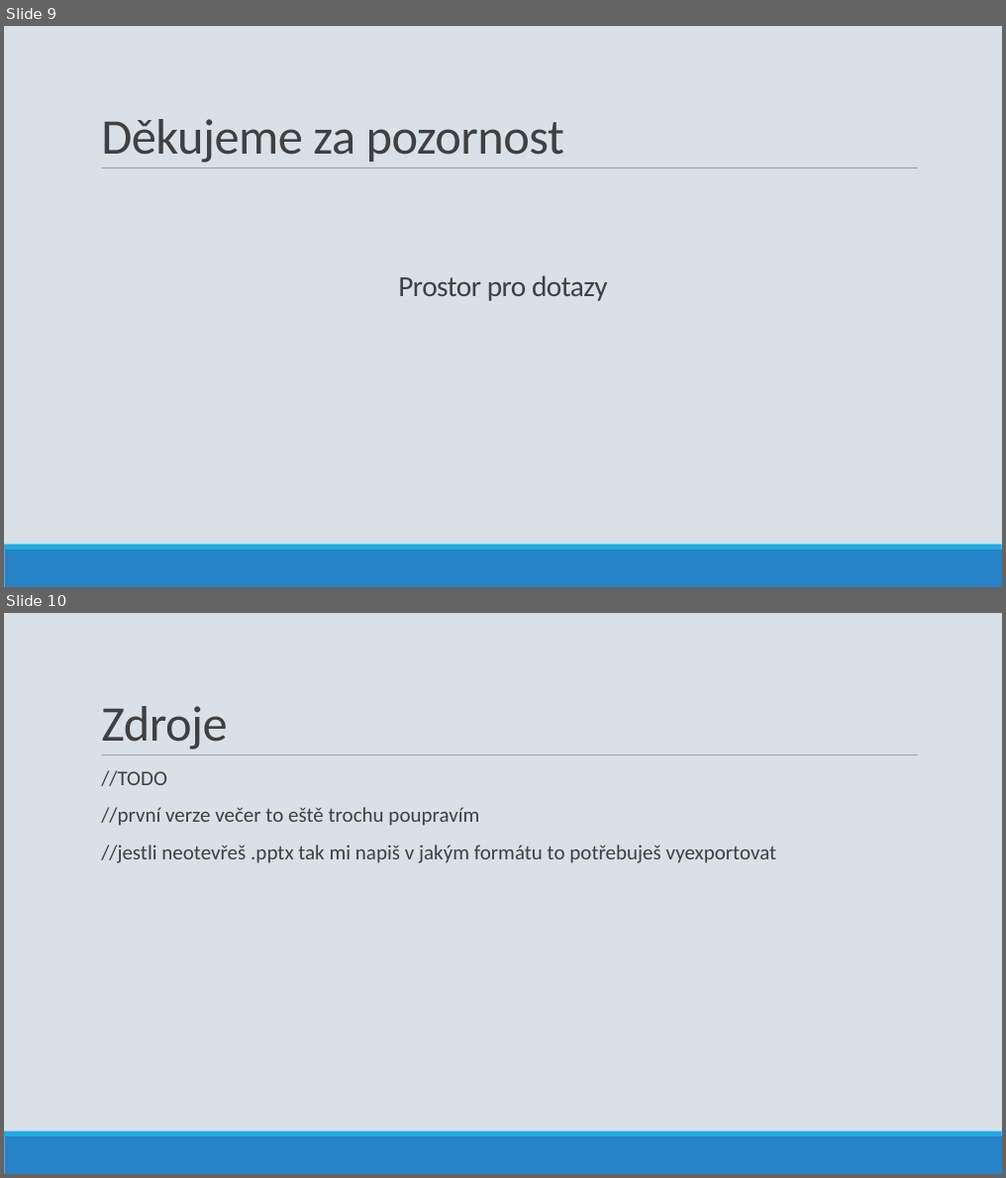
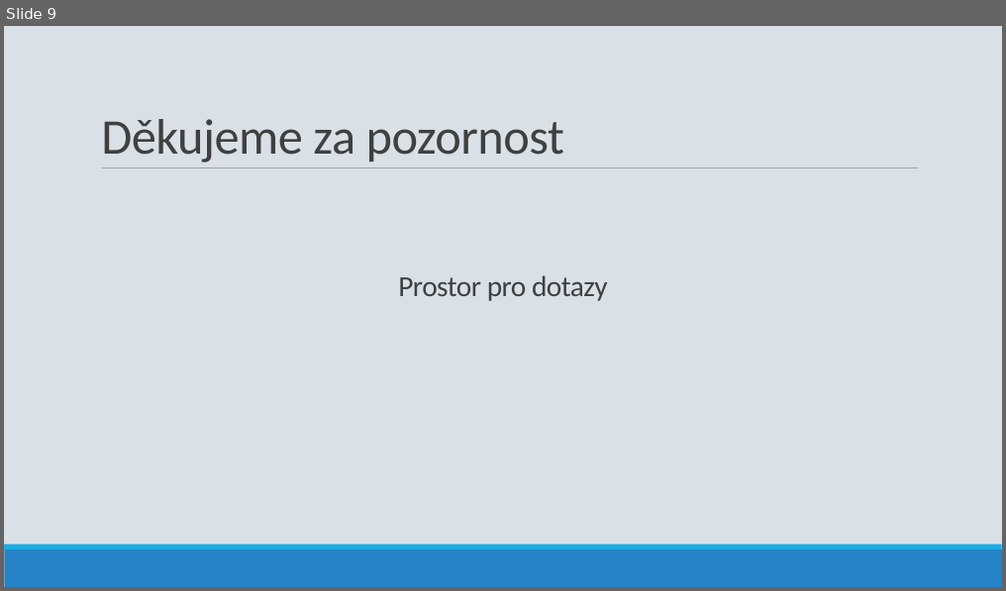
Before and after one commit to ldrahnik/ial_project_2019_2020, a slide deck: defense/presentation.odp. Shown one above the other, each under a label of ours: slides 9 and 10 before the commit, slide 9 after it. The pictures are 1006x1178 and 1006x591 pixels, drawn with LibreOffice and Linux fonts; fonts in the diff are those of the drawing. Boxes give left, top, right and bottom in pixels: in the first picture for what was removed or moved away, otherwise in the second. Text is boxed around its words. In the diff, an @@ line names an element or a change of style, - is before the commit and + after.

```diff
--- a/defense/presentation.odp
+++ b/defense/presentation.odp
@@ slide 10 removed at [4, 613, 1002, 1174], background #D9E0E6; not listed: 3 template elements that a slide beside it also shows @@
@@ title removed at [101, 706, 227, 750] @@
-Zdroje
@@ text removed at [101, 770, 777, 863] @@
-  //TODO
-  //první verze večer to eště trochu poupravím
-  //jestli neotevřeš .pptx tak mi napiš v jakým formátu to potřebuješ vyexportovat
```
Also in this commit, not shown: 2 slides changed, 1 slide added.
